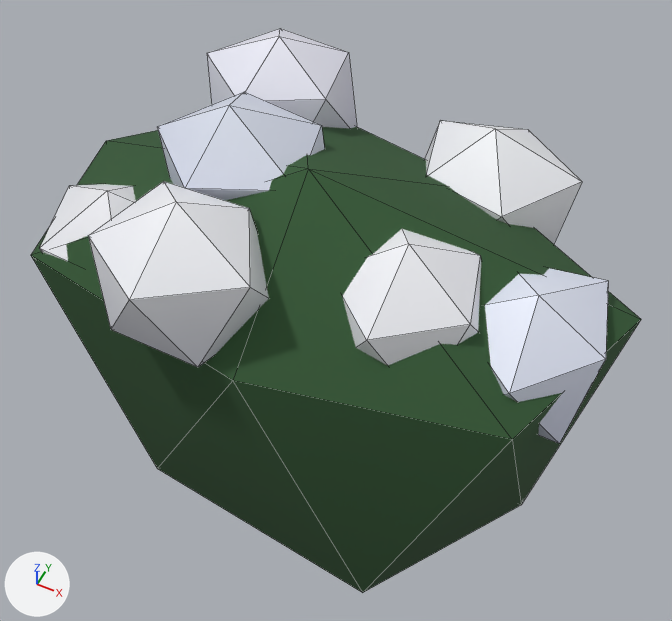
The glTF model galeria/modelos/hortensia.glb, before and after one commit.
Both versions are drawn from a 50 mm camera at (0.67, -1.337, 2.11) aimed at (0.012, -0.022, 0.465). The lights are fixed; the arrows at lower left show +X, +Y and +Z. The picture after the commit comes second. Mesh edges are drawn as thin lines. Where no turn or scale is listed for an object, it has been applied to the vertices. Vertices at exactly the same position are counted once.

Names of what the first picture shows: 'Malha_0'.
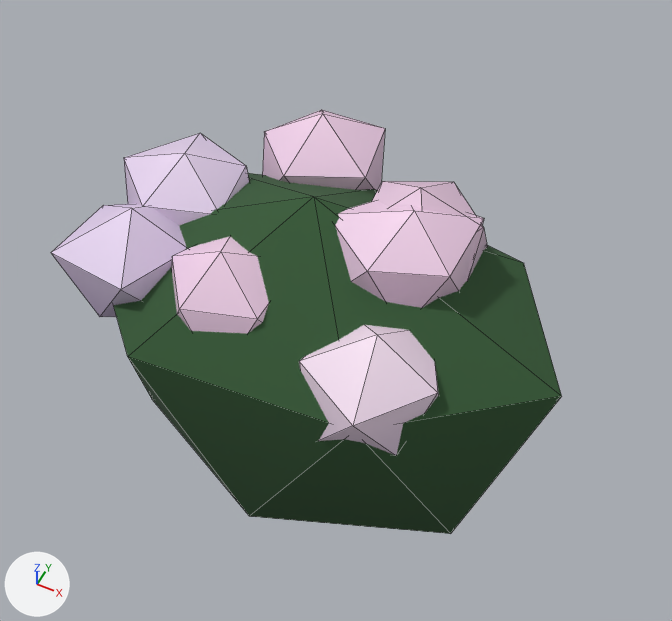
The change in detail:
me_mesh_0 is used by ob_malha_0; location (4.308, -15.047, -0.028).
me_mesh_0 had 100 vertices, 168 faces and spanned x -4.974..-3.643, y 14.547..15.547, z 0.028..1.003.
me_mesh_0 now has 100 vertices, 168 faces and spans x -4.855..-3.708, y 11.595..12.493, z 0.024..0.862.
me_mesh_0 part 1: 100 of 100 vertices moved; they spanned x -4.974..-3.643, y 14.547..15.547, z 0.028..1.003 and now span x -4.855..-3.708, y 11.595..12.493, z 0.024..0.862; mean shift (-0.027, -3.021, -0.087).
me_mesh_0 part 2: 65 faces centred in x -4.837..-3.699, y 14.599..15.513, z 0.704..0.943 are repainted in the vertex colours; the middle colour goes from white #e4e4f0 to pale pink #eccce6.
me_mesh_0 part 3: 40 faces centred in x -4.889..-3.741, y 14.63..15.508, z 0.548..0.718 are repainted in the vertex colours; the middle colour goes from light grey #cccdde to pale blue #cdb4d4.
me_mesh_0 part 4: 25 faces centred in x -4.882..-3.691, y 14.575..15.497, z 0.65..0.858 are repainted in the vertex colours; the middle colour goes from light grey #d3d6e0 to pale pink #d6bbda.
Object 'Malha_0' (ob_malha_0) moves from (4.308, -15.047, -0.028) to (4.281, -12.044, -0.024).

Boxes (x1, y1, x2, y2) around the edits, measured in the pictures (672 x 621 px; the box of a moved part takes in the faces that stretch with it):
'Malha_0', reshaped, recoloured, moved (16% narrower, 25% shorter): before (31, 28, 641, 593); after (51, 110, 562, 534)
part 1 of me_mesh_0, moved or reshaped: before (31, 28, 641, 593); after (51, 110, 562, 534)
part 2 of me_mesh_0, recoloured: before (40, 28, 608, 443); after (51, 110, 484, 455)
part 3 of me_mesh_0, recoloured: before (498, 217, 507, 223); after (100, 228, 487, 317)
part 4 of me_mesh_0, recoloured: before (40, 99, 558, 443); after (51, 160, 458, 333)
